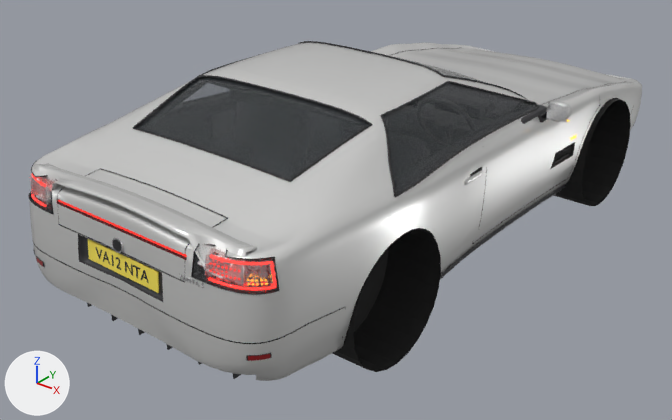
The glTF model assets/vehicle_entries/vanta.glb as it was, and as the next commit left it.
Before and after are seen from a 50 mm lens placed at (3.23, -4.65, 2.84), pointed at (-0.16, -0.42, 0.21). Every picture has the same lights, and +X, +Y and +Z are marked at lower left. The older version comes first. Vertices at exactly the same position are counted once.

Names of what the first picture shows: 'CabinOpening', 'DoorLeft', 'DoorRight'.
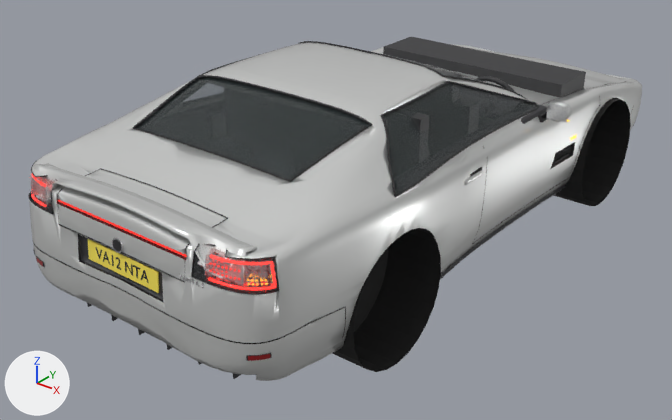
What differs and where, as boxes [x1, y1, x2, y2] in the pictures (672 x 420 px; the box of a moved part takes in the faces that stretch with it):
```json
{"object": "CabinOpening", "change": "reshaped", "before": [28, 41, 642, 381], "after": [28, 37, 642, 381]}
{"object": "DoorLeft", "change": "recoloured", "before": [380, 50, 395, 57], "after": [380, 50, 395, 57]}
{"part": 1, "of": "me_vanta_002", "change": "added", "after": [411, 113, 429, 132], "on screen": "mostly hidden"}
{"part": 2, "of": "me_vanta_002", "change": "added", "after": [383, 37, 586, 97]}
{"part": 3, "of": "me_vanta_002", "change": "moved or reshaped", "before": [392, 47, 625, 244], "after": [470, 76, 633, 244], "on screen": "mostly hidden"}
{"part": 4, "of": "me_vanta_002", "change": "reshaped", "before": [63, 168, 345, 324], "after": [63, 168, 346, 344]}
```

The change, as JSON lines over the scene's bpy script:
```json
{"op": "set", "path": "mat_paint_009.base_color", "old": "(0.8, 0.8, 0.79)", "new": "(0.76, 0.77, 0.76)", "note": "white #e7e7e6 -> light grey #e2e3e2"}
{"op": "set", "path": "mat_lens_008.base_color", "old": "(0.9, 0.92, 0.95)", "new": "(0.84, 0.88, 0.91)", "note": "white #f3f6f9 -> white #ecf1f5"}
{"op": "set", "path": "mat_glass_clear_008.base_color", "old": "(0.06, 0.07, 0.08)", "new": "(0.054, 0.072, 0.076)", "note": "dark grey #454b50 -> dark grey #424c4e"}
{"block": "me_vanta_002", "where": "# used by ob_cabinopening; location = (0.0, 0.0, 0.0)"}
{"op": "remove", "block": "me_vanta_002", "code": "me_vanta_002.from_pydata(...)  # 23057 vertices, 43668 faces; spans x -0.94..0.94, y -2.28..2.19, z -0.04..1.27"}
{"op": "add", "block": "me_vanta_002", "code": "me_vanta_002.from_pydata(...)  # 23383 vertices, 44045 faces; spans x -0.94..0.94, y -2.28..2.19, z -0.04..1.27"}
{"block": "me_vanta_002", "change": "me_vanta_002 part 1: a new loose piece, a box spanning x -0.722..0.722, y -0.816..-0.736, z 0.27..1.15, in mat_plastic_009 (dark grey #353537)"}
{"block": "me_vanta_002", "change": "me_vanta_002 part 2: a new loose piece, a box spanning x -0.72..0.72, y 0.85..1.21, z 0.67..0.91, in mat_plastic_009 (dark grey #353537)"}
{"block": "me_vanta_002", "change": "me_vanta_002 part 3: 146 vertices moved within x -0.9..0.9, y -0.93..2.17, z 0.15..0.87; 394 vertices removed from x -0.84..0.84, y -0.14..2.17, z 0.28..0.82; 576 vertices added at x -0.9..0.9, y -0.28..2.17, z 0.28..1.0"}
{"block": "me_vanta_002", "change": "me_vanta_002 part 4: 30 vertices moved within x -0.69..0.69, y -2.22..-1.57, z 0.29..0.96; 4 vertices removed from x -0.9..0.9, y -1.81, z 0.52; 60 vertices added at x -0.91..0.91, y -2.14..-1.67, z 0.36..0.96"}
{"block": "me_vanta_002", "change": "other edits to the shape of me_vanta_002 do not show in these pictures"}
```
